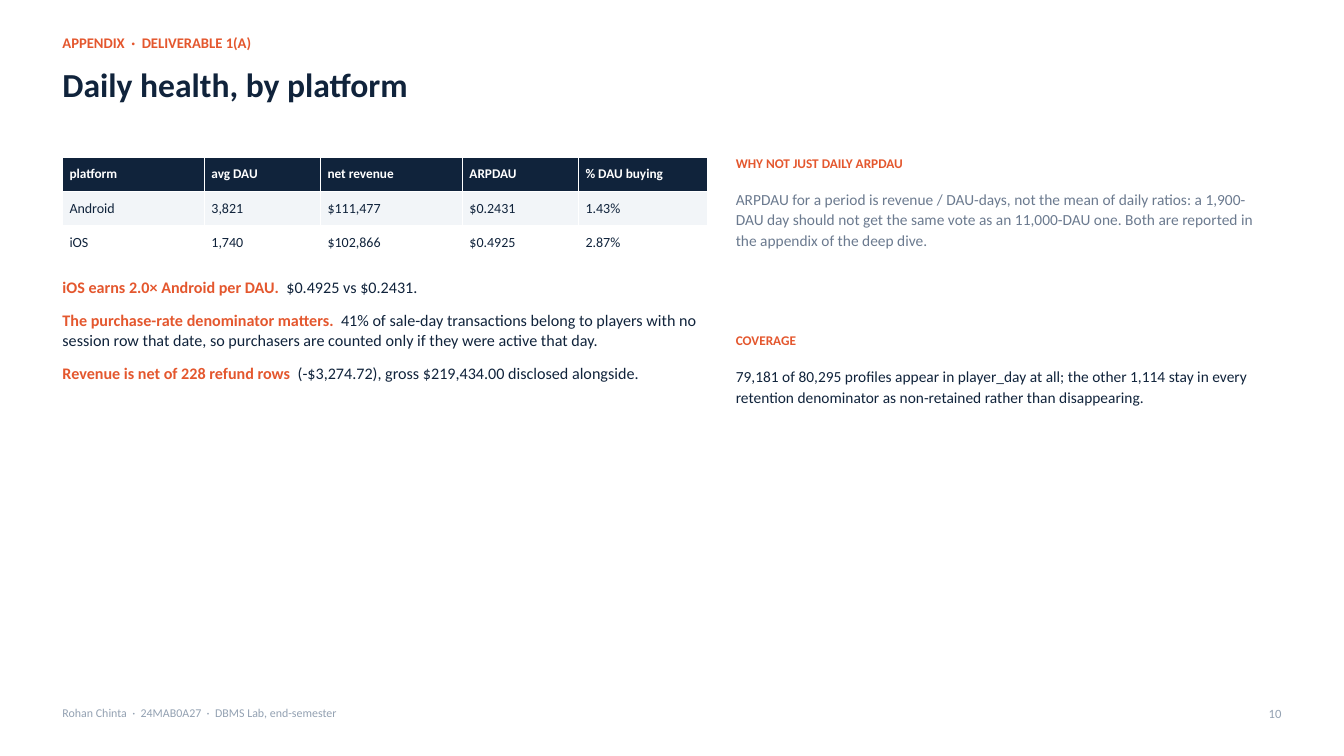
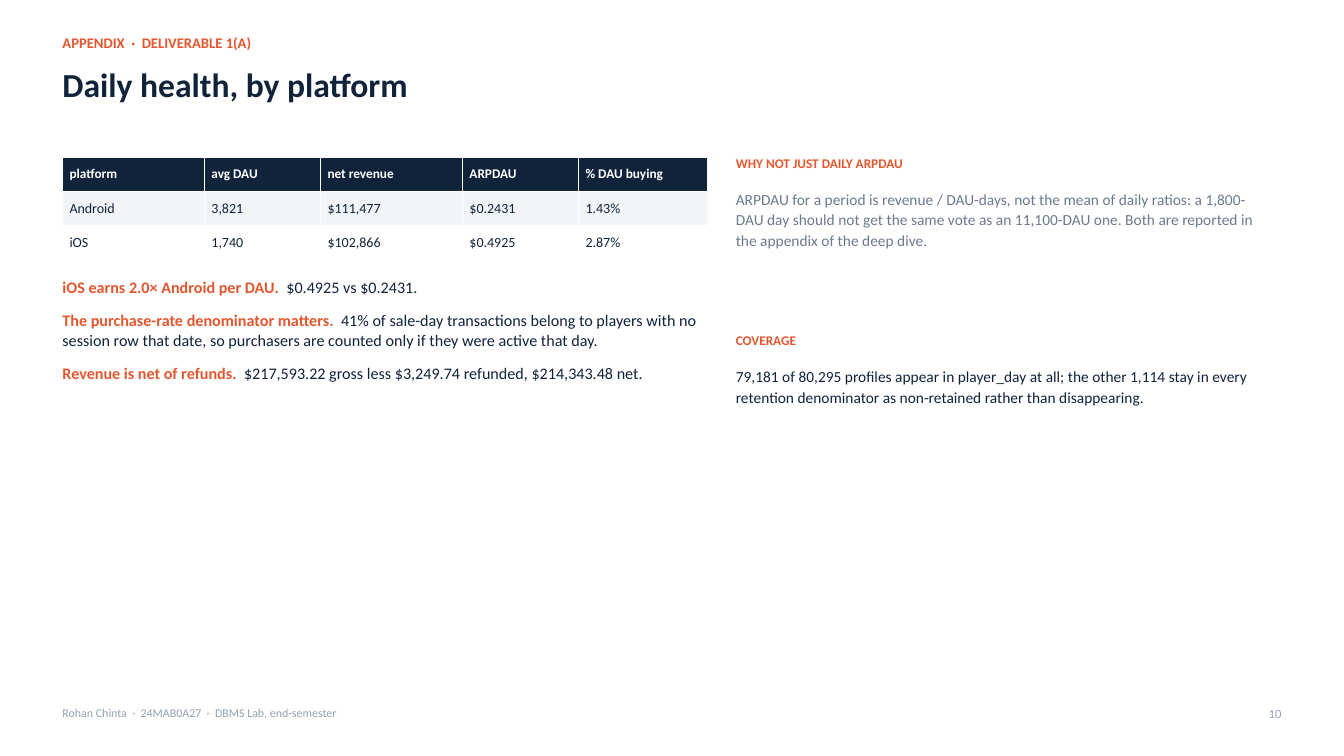
Before and after one commit to iistargazer/DBMS-Lab-Endsem-Assignment, a slide deck: slide 10 of deck/DBMS_EndSem_Deck.pptx. Drawn at 1344x756 pixels with LibreOffice and Linux fonts; fonts in the diff are those of the drawing. Boxes give left, top, right and bottom in pixels: in the first picture for what was removed or moved away, otherwise in the second. Text is boxed around its words. In the diff, an @@ line names an element or a change of style, - is before the commit and + after.

Commit message:
Trace the deck's figures to the CSVs and correct four claims they contradicted
The channel bootstrap intervals do not all cross zero, the two-part model does not win
on every ranking metric, 41% of player-days carry no ad event rather than 44% of DAU,
and gross revenue had been typed from a pre-deduplication basis so net minus refunds
did not reconcile; those statements now match the committed outputs, and the counts
behind them are read from the CSVs that already carry them. The 4(b) top-decile share
and mean were computed from two different sorts, so with 78% of scores tied the mean
described a different set of installs than the share and changed between runs.

```diff
--- a/deck/DBMS_EndSem_Deck.pptx
+++ b/deck/DBMS_EndSem_Deck.pptx
@@ text at (736,194,1253,249): text changed @@
-ARPDAU for a period is revenue / DAU-days, not the mean of daily ratios: a 1,900-DAU day should not get the same vote as an 11,000-DAU one. Both are reported in the appendix of the deep dive.
+ARPDAU for a period is revenue / DAU-days, not the mean of daily ratios: a 1,800-DAU day should not get the same vote as an 11,100-DAU one. Both are reported in the appendix of the deep dive.
@@ text at (62,367,643,382): text changed @@
-Revenue is net of 228 refund rows (-$3,274.72), gross $219,434.00 disclosed alongside.
+Revenue is net of refunds. $217,593.22 gross less $3,249.74 refunded, $214,343.48 net.
```
Also in this commit, not shown: 5 other slides changed, 5 other files.
